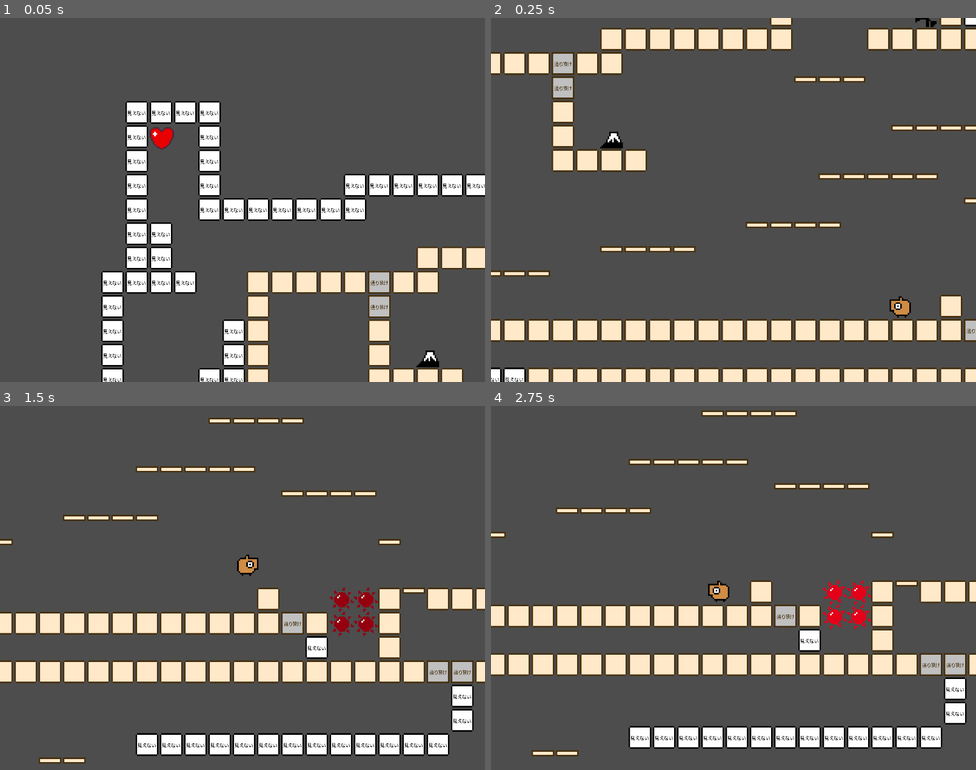
Above: before the commit, frames 1-4 (two rows, left to right).
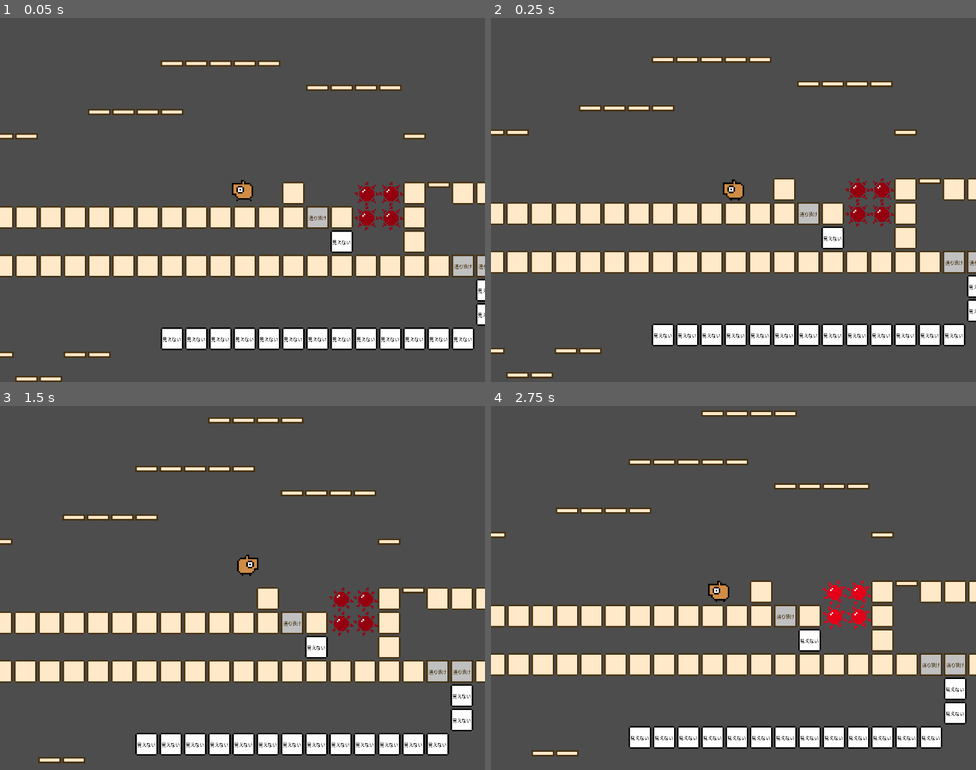
Above: after the commit, the same moments.

Repository: syun77/gd_ino
Game: Godot game, scene res://Main.tscn
Same seed, same stepped clock (60 frames per second), same inputs: the game is played once before the commit and once after it.
Inputs (mouse positions are in pixels of both pictures, inside the frame that each line leads up to):
- Up to frame 1 (0.05 s): no input
- Up to frame 2 (0.25 s): no input
- Up to frame 3 (1.5 s): move the mouse to (349, 569) at 0.52 s; hold Space (action) 0.53-1.28 s; hold Right (ui_right) from 0.53 s (still down); move the mouse to (145, 606) at 1.27 s; tap Space (action) at 1.35 s
- Up to frame 4 (2.75 s): move the mouse to (782, 507) at 2.02 s; release Right (ui_right) at 2.03 s; hold Left (ui_left) from 2.03 s (still down); hold Space (action) from 2.03 s (still down)

The runs differ from the first frame. In frame 1, 30% of the frame differs, in the area x 0-100%, y 11-100%; in frame 2, 34%, in the area x 0-100%, y 0-100%; in frame 3, 3.6%; in frame 4, nothing differs.

Commit message:
BGM/SEを追加

Diff:
--- a/gd_ino/Main.gd
+++ b/gd_ino/Main.gd
@@ -15,6 +15,9 @@
 # ---------------------------------
 ## 開始.
 func _ready() -> void:
+	# 共通.
+	var layers = {} # 今回ゲームオブジェクトのLayerは存在しない.
+	Common.setup(self, layers, _player, _camera)
 	# タイルマップを設定.
 	Map.setup(_map)
 	# カメラをワープ.
@@ -27,8 +30,8 @@
 
 ## カメラの位置を更新.
 func _update_camera(is_warp:bool) -> void:
+	_camera.position_smoothing_enabled = true
 	if is_warp:
+		# TODO: カメラワープは未実装.
 		_camera.position_smoothing_enabled = false
 	_camera.position = _player.position
-	if is_warp:
-		_camera.position_smoothing_enabled = true
--- a/gd_ino/Main.tscn
+++ b/gd_ino/Main.tscn
@@ -1,8 +1,9 @@
-[gd_scene load_steps=4 format=3 uid="uid://du8efh526uic6"]
+[gd_scene load_steps=5 format=3 uid="uid://du8efh526uic6"]
 
 [ext_resource type="TileSet" uid="uid://bp36hrub7ev2g" path="res://assets/tiles/tile_set.tres" id="1_7akfr"]
 [ext_resource type="Script" path="res://Main.gd" id="1_q18xd"]
 [ext_resource type="PackedScene" uid="uid://b8l4gx0hk4ule" path="res://src/player/Player.tscn" id="2_rjip2"]
+[ext_resource type="AudioStream" uid="uid://vih3euxe7q6c" path="res://assets/sound/ino1.ogg" id="4_fwcs8"]
 
 [node name="Main" type="Node2D"]
 script = ExtResource("1_q18xd")
@@ -17,3 +18,6 @@
 
 [node name="Camera2D" type="Camera2D" parent="."]
 position_smoothing_enabled = true
+
+[node name="BGM" type="AudioStreamPlayer" parent="."]
+stream = ExtResource("4_fwcs8")
--- a/gd_ino/src/common/Common.gd
+++ b/gd_ino/src/common/Common.gd
@@ -1,4 +1,12 @@
 extends Node
+# ========================================
+# 共通モジュール.
+# ========================================
+
+# ----------------------------------------
+# consts
+# ----------------------------------------
+const MAX_SOUND = 8
 
 ## コリジョンレイヤー.
 enum eCollisionLayer {
@@ -7,5 +15,77 @@
 	ONEWAY = 3,
 }
 
+# ----------------------------------------
+# var.
+# ----------------------------------------
+var _hiscore = 0
+var _score = 0
+var _layers = []
+var _camera:Camera2D = null
+var _player:Player = null
+var _snds:Array = []
+var _snd_tbl = {
+	"damage" : "res://assets/sound/damage.wav",
+	"heal": "res://assets/sound/heal.wav",
+	"itemget2": "res://assets/sound/itemget2.wav",
+	"itemget": "res://assets/sound/itemget.wav",
+	"jump": "res://assets/sound/jump.wav",
+}
+
+
+# ----------------------------------------
+# public functions.
+# ----------------------------------------
 func get_collision_bit(bit:eCollisionLayer) -> int:
 	return int(pow(2, bit-1))
+
+func get_score() -> int:
+	return _score
+
+func add_score(v:int) -> void:
+	_score += v
+
+	if _score > _hiscore:
+		# ハイスコア更新.
+		_hiscore = _score
+
+func get_hiscore() -> int:
+	return _hiscore
+
+func init() -> void:
+	_hiscore = 0
+	_score = 0
+
+## 各種変数の初期化.
+func init_vars() -> void:
+	_score = 0
+	_snds.clear()
+
+func setup(root, layers, player:Player, camera:Camera2D) -> void:
+	init_vars()
+
+	_layers = layers
+	_player = player
+	_camera = camera
+	for i in range(MAX_SOUND):
+		var snd = AudioStreamPlayer.new()
+		#snd.volume_db = -4
+		root.add_child(snd)
+		_snds.append(snd)
+
+func play_se(name:String, id:int=0) -> void:
+	if id < 0 or MAX_SOUND <= id:
+		push_error("不正なサウンドID %d"%id)
+		return
+
+	if not name in _snd_tbl:
+		push_error("存在しないサウンド %s"%name)
+		return
+
+	var snd = _snds[id]
+	snd.stream = load(_snd_tbl[name])
+	snd.play()
+
+# ----------------------------------------
+# private functions.
+# ----------------------------------------
--- a/gd_ino/src/player/Player.gd
+++ b/gd_ino/src/player/Player.gd
@@ -82,6 +82,7 @@
 			# ダメージ処理.
 			velocity.y = -_config.jump_velocity
 			_timer_muteki = _config.muteki_time
+			Common.play_se("damage")
 			return
 
 	# move_and_slide()で足元のタイルを判定したいので
@@ -104,6 +105,7 @@
 	elif _checkJump():
 		# 接地していたらジャンプ.
 		velocity.y = _config.jump_velocity * -1
+		Common.play_se("jump")
 
 	# 左右移動の更新.
 	_update_horizontal_moving()
Not shown, added: gd_ino/assets/sound/damage.wav
Not shown, added: gd_ino/assets/sound/heal.wav
Not shown, added: gd_ino/assets/sound/ino1.ogg
Not shown, added: gd_ino/assets/sound/ino2.ogg
Not shown, added: gd_ino/assets/sound/itemget.wav
Not shown, added: gd_ino/assets/sound/itemget2.wav
Not shown, added: gd_ino/assets/sound/jump.wav
